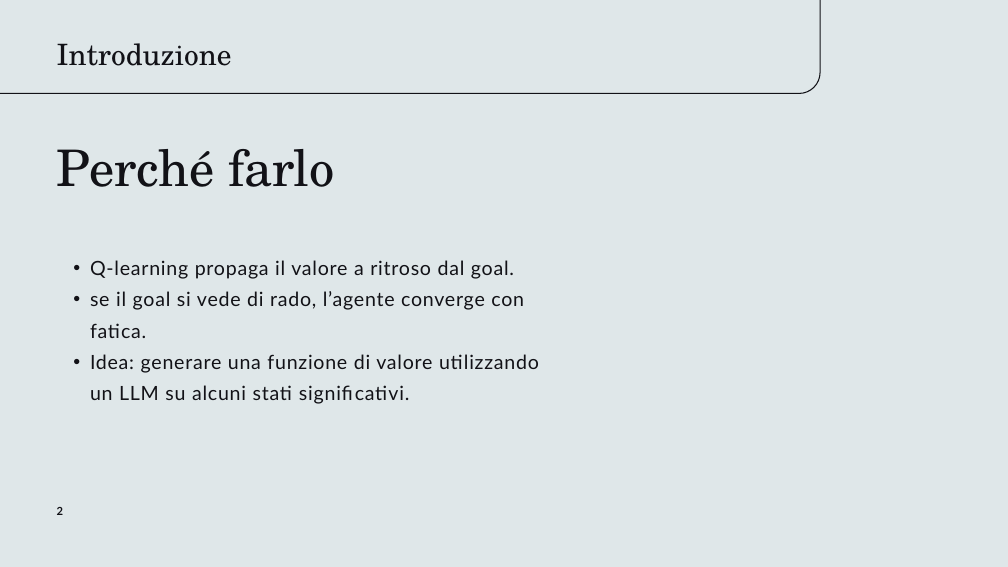
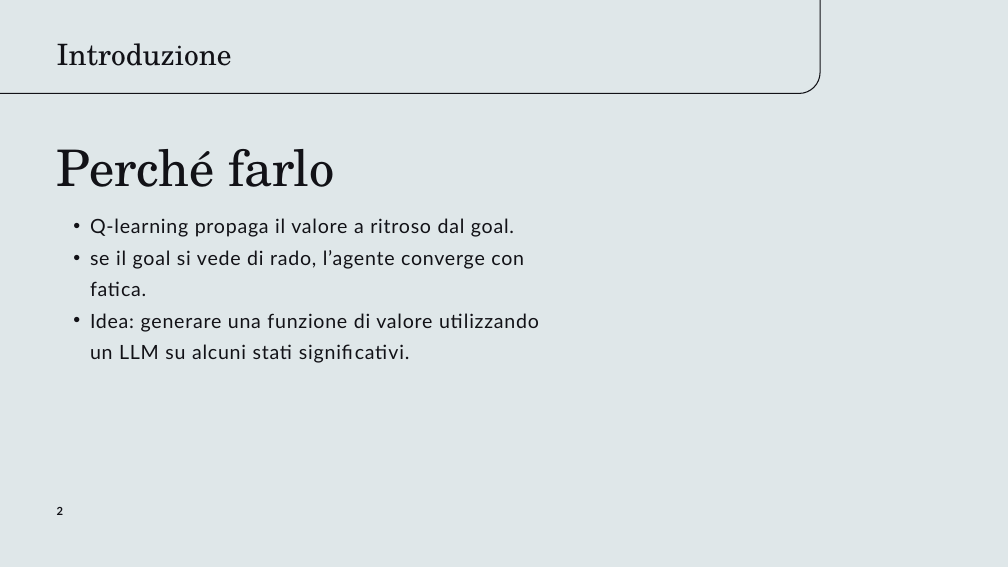
Before and after one commit to ttetrao/llm-guided-rl, a slide deck: slide 2 of thesis/presentazione.pptx. Drawn at 1008x567 pixels with LibreOffice and Linux fonts; fonts in the diff are those of the drawing. Boxes give left, top, right and bottom in pixels: in the first picture for what was removed or moved away, otherwise in the second. Text is boxed around its words. In the diff, an @@ line names an element or a change of style, - is before the commit and + after.

```diff
--- a/thesis/presentazione.pptx
+++ b/thesis/presentazione.pptx
@@ text "Q-learning propaga il valore a ..." moved from (x1=90, y1=260, x2=539, y2=404) to (x1=90, y1=218, x2=539, y2=363) @@
```
Also in this commit, not shown: 6 other slides changed, 4 slides added, 1 slide removed, 35 other files.
